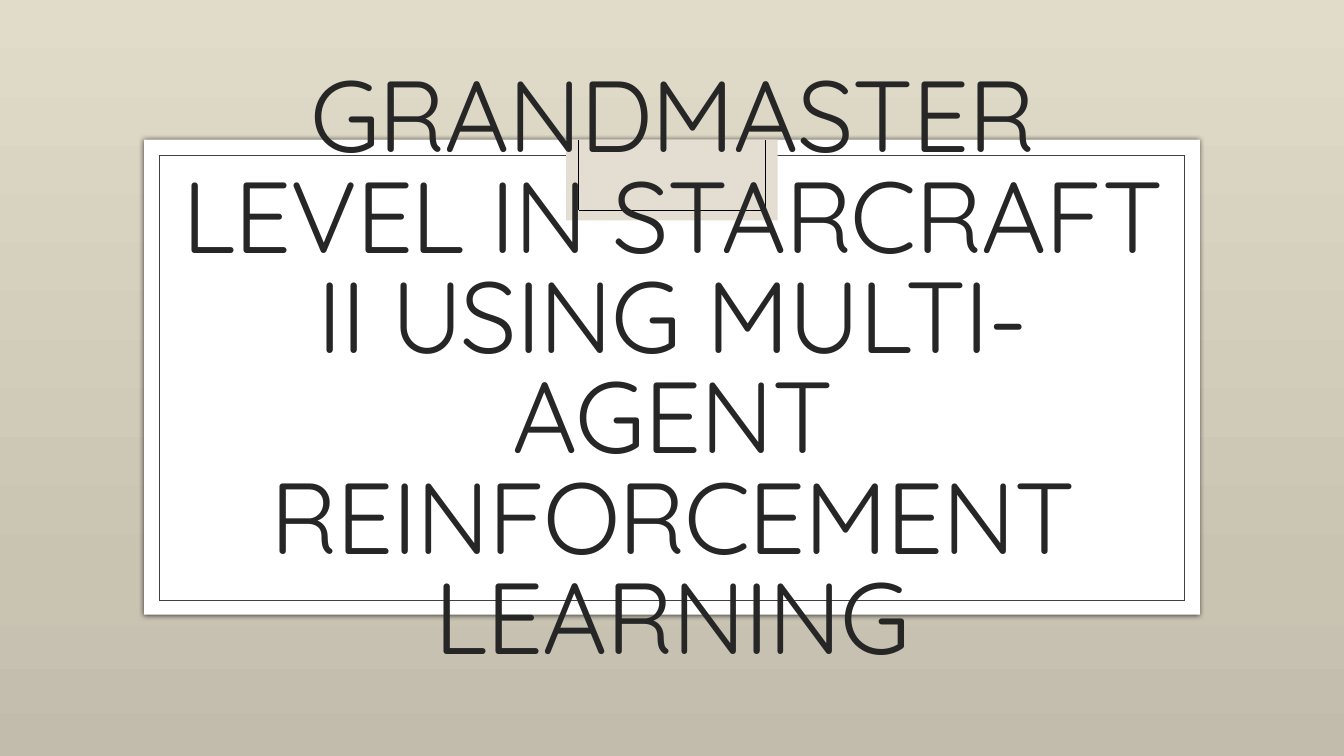
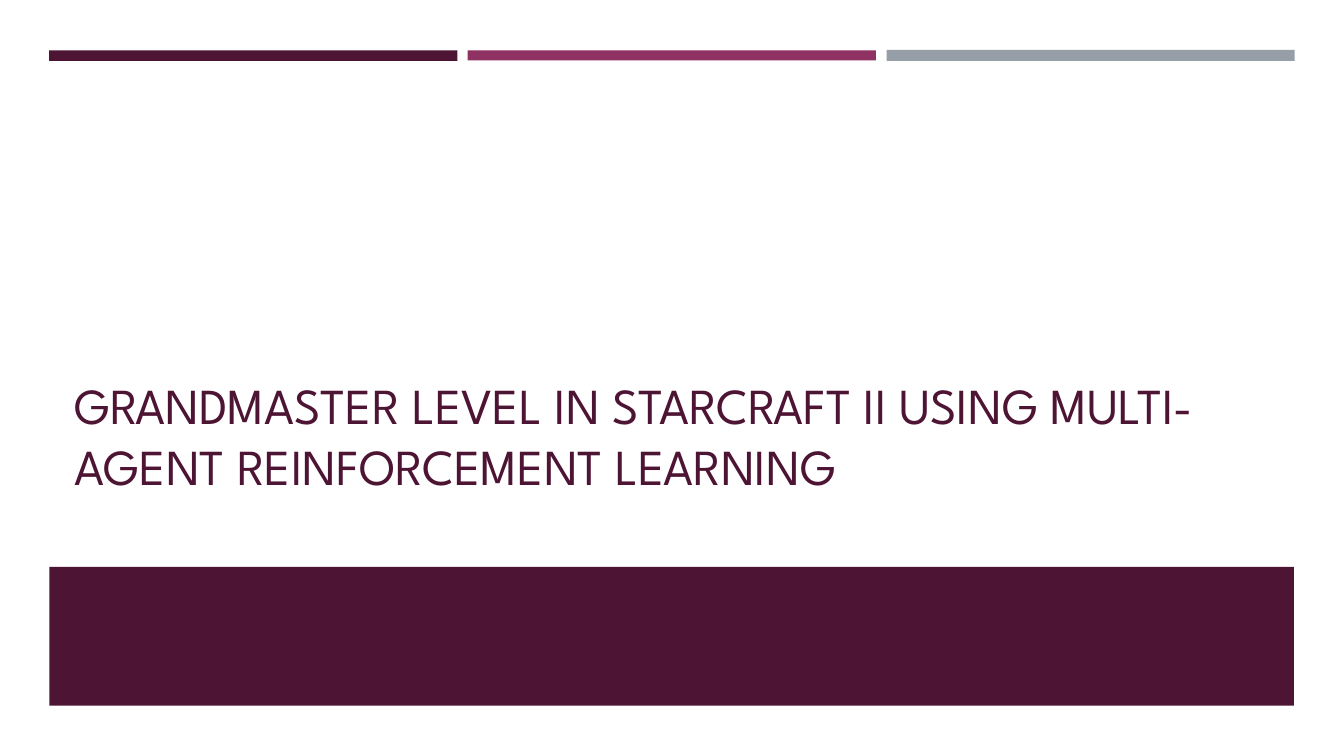
Before and after one commit to Boty22/Global-AI-Bootcamp-DRL, a slide deck: slide 15 of From RL to DRL.pptx (slide 14 before the commit). Drawn at 1344x756 pixels with LibreOffice and Linux fonts; fonts in the diff are those of the drawing; background and template pictures are left out. Boxes give left, top, right and bottom in pixels: in the first picture for what was removed or moved away, otherwise in the second. Text is boxed around its words. In the diff, an @@ line names an element or a change of style, - is before the commit and + after.

Commit message:
botcamp ppt design

```diff
--- a/From RL to DRL.pptx
+++ b/From RL to DRL.pptx
@@ background picture (left out) to #FFFFFF @@
@@ rectangle added at (49,50,458,60), fill #4D1434 @@
@@ rectangle added at (468,50,876,60), fill #903163 @@
@@ rectangle added at (886,50,1295,62), fill #969FA7 @@
@@ rectangle removed at (144,140,1200,615) @@
@@ rectangle removed at (567,140,778,221) @@
@@ line removed from (579, 140) to (579, 211) @@
@@ line removed from (765, 140) to (765, 211) @@
@@ rectangle removed at (159,155,1185,600) @@
@@ line removed from (579, 211) to (765, 211) @@
@@ title "GRANDMASTER LEVEL IN STARCRAFT II ...": place and size @@
-title "GRANDMASTER LEVEL IN STARCRAFT II ..." at (182,80,1163,655)
+title "GRANDMASTER LEVEL IN STARCRAFT II ..." at (74,390,1193,486)
@@ title "GRANDMASTER LEVEL IN STARCRAFT II ..." at (74,390,1193,486): size 72 to 36 pt, font Quicksand to League Spartan, text colour #262626 to #4D1434, letter spacing -1 to 0 pt; alignment centre to left; line spacing 0.83 to 1; vertical alignment middle to bottom @@
@@ rectangle added at (49,567,1295,706), fill #4D1434 @@
```
Also in this commit, not shown: 14 other slides changed, 3 slides added, 2 slides removed, 4 other files.
